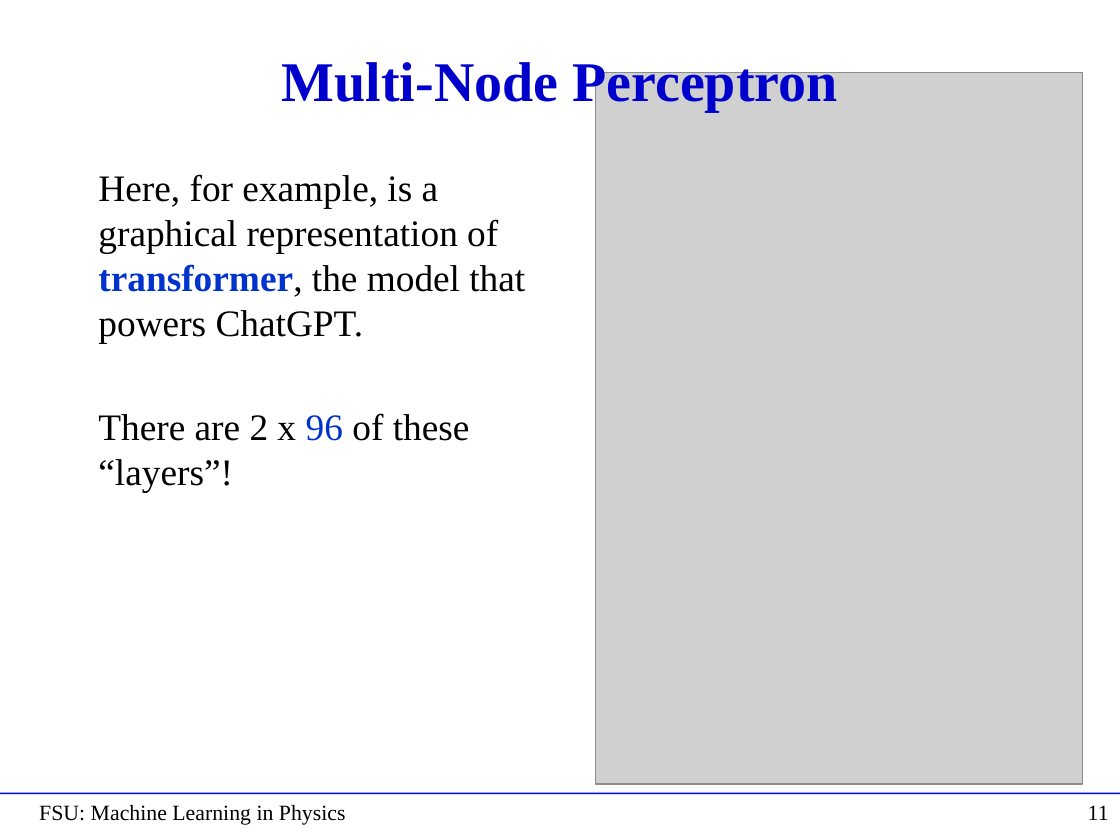
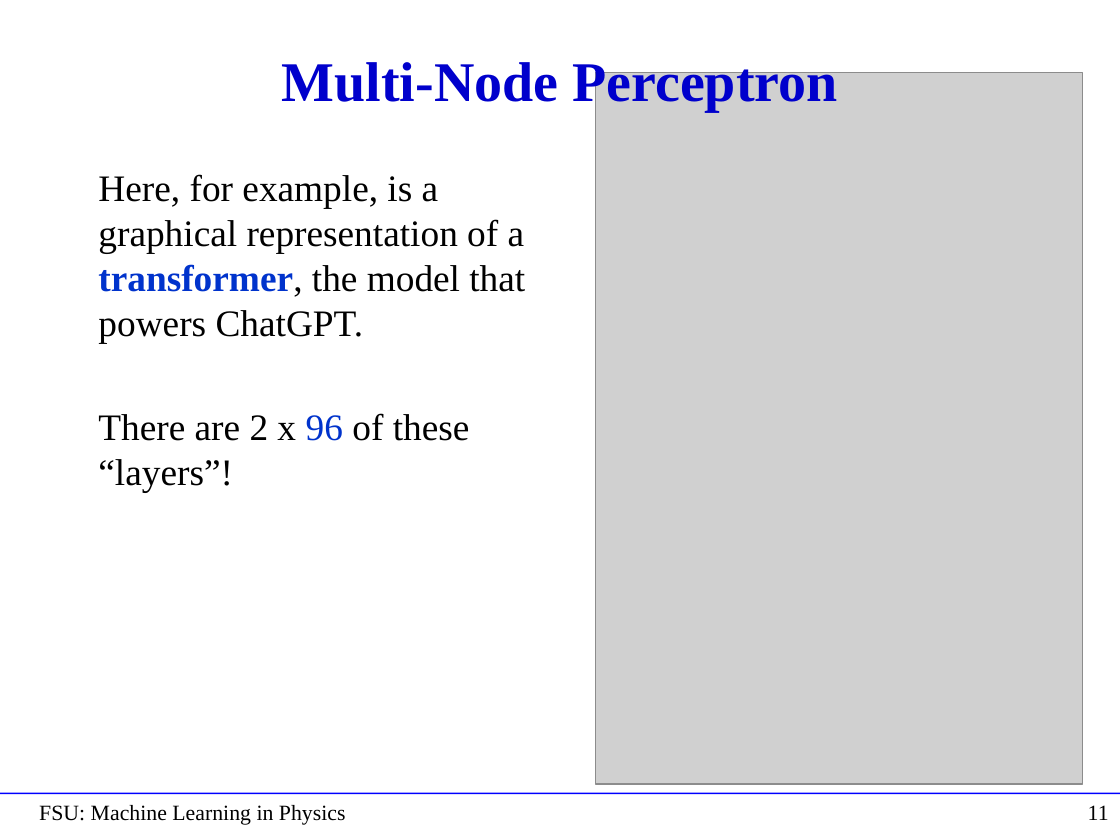
Before and after one commit to hbprosper/MLinPhysics, a slide deck: slide 11 of Lectures/Week01/Lecture02.pptx. Drawn at 1120x840 pixels with LibreOffice and Linux fonts; fonts in the diff are those of the drawing; grey boxes stand for pictures. Boxes give left, top, right and bottom in pixels: in the first picture for what was removed or moved away, otherwise in the second. Text is boxed around its words. In the diff, an @@ line names an element or a change of style, - is before the commit and + after.

```diff
--- a/Lectures/Week01/Lecture02.pptx
+++ b/Lectures/Week01/Lecture02.pptx
@@ text at (98, 174, 525, 343): text changed @@
-Here, for example, is a graphical representation of transformer, the model that powers ChatGPT.
+Here, for example, is a graphical representation of a transformer, the model that powers ChatGPT.
```
Also in this commit, not shown: 25 other files.
